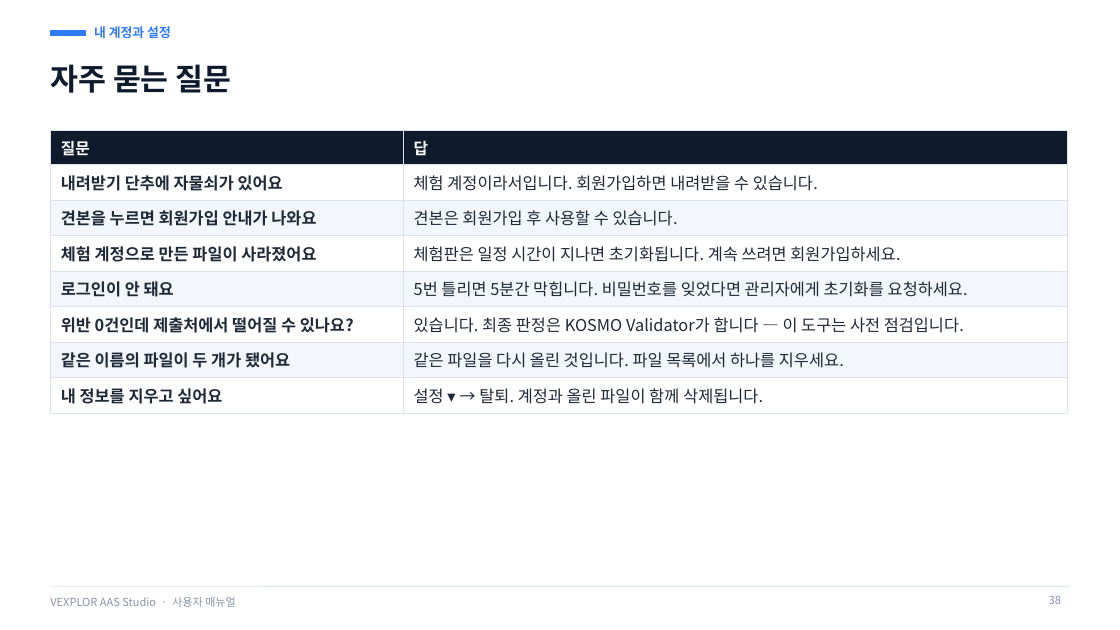
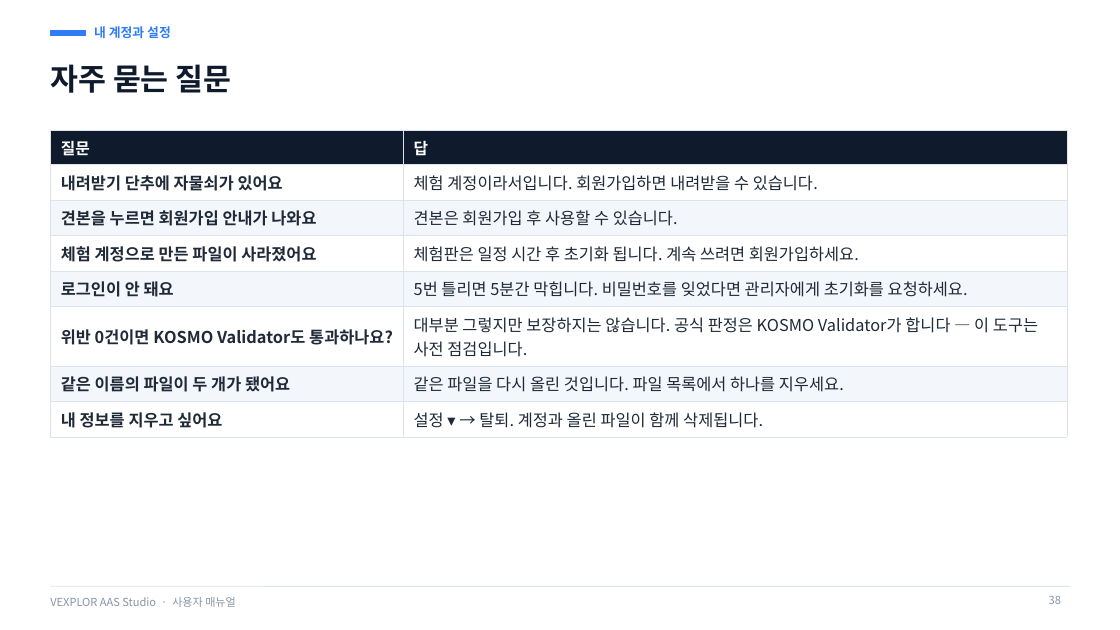
Before and after one commit to waceinc/vexplor-aas, a slide deck: slide 38 of VEXPLOR_AAS_Studio_user_manual.pptx. Drawn at 1120x630 pixels with LibreOffice and Linux fonts; fonts in the diff are those of the drawing. Boxes give left, top, right and bottom in pixels: in the first picture for what was removed or moved away, otherwise in the second. Text is boxed around its words. In the diff, an @@ line names an element or a change of style, - is before the commit and + after.

Commit message:
소개 페이지 · 매뉴얼 — 검사 결과 · 로그인 그림을 지금 화면으로(「제출」 문구 · 띄어쓰기 반영)

```diff
--- a/VEXPLOR_AAS_Studio_user_manual.pptx
+++ b/VEXPLOR_AAS_Studio_user_manual.pptx
@@ table at [50,130,1067,432] @@
-row 4, column 2: 체험판은 일정 시간이 지나면 초기화됩니다. 계속 쓰려면 회원가입하세요.
+row 4, column 2: 체험판은 일정 시간 후 초기화 됩니다. 계속 쓰려면 회원가입하세요.
-row 6, column 1: 위반 0건인데 제출처에서 떨어질 수 있나요?
+row 6, column 1: 위반 0건이면 KOSMO Validator도 통과하나요?
-row 6, column 2: 있습니다. 최종 판정은 KOSMO Validator가 합니다 — 이 도구는 사전 점검입니다.
+row 6, column 2: 대부분 그렇지만 보장하지는 않습니다. 공식 판정은 KOSMO Validator가 합니다 — 이 도구는 사전 점검입니다.
```
Also in this commit, not shown: 8 other slides changed, 2 other files.
